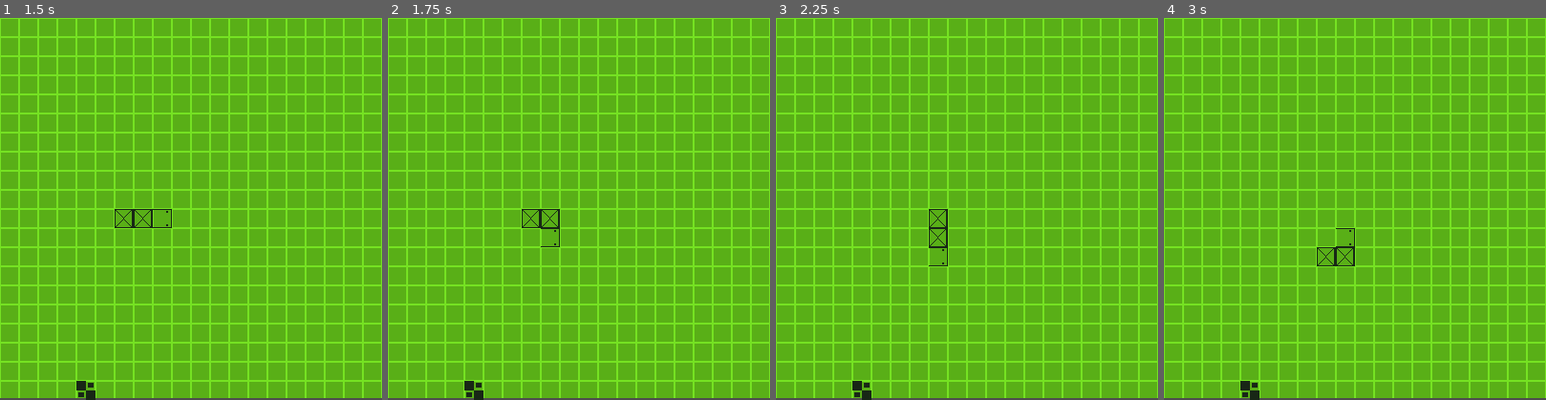
Above: before the commit, frames 1-4 (left to right).
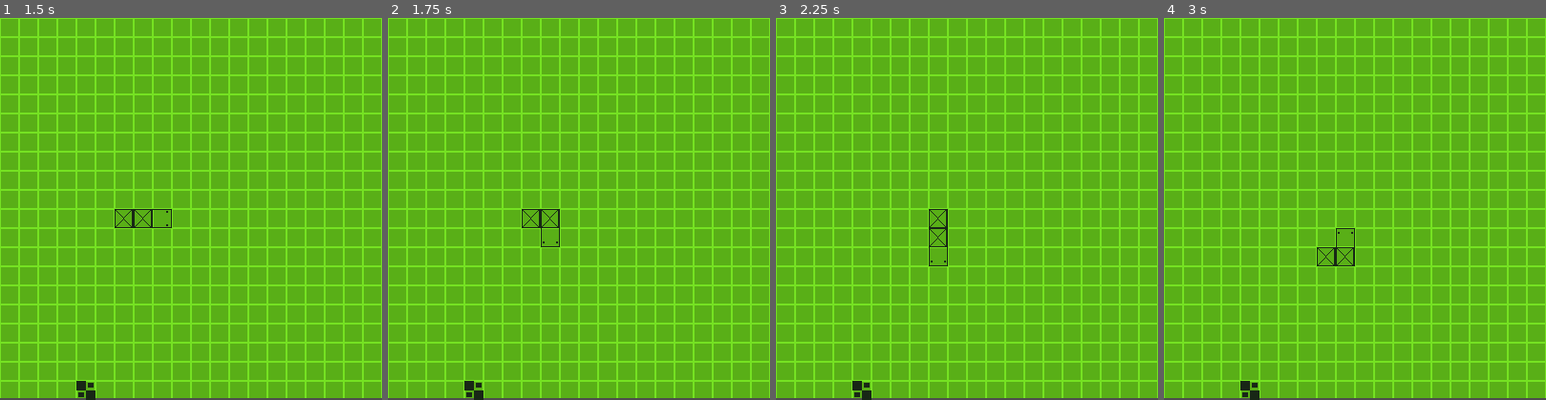
Above: after the commit, the same moments.

Repository: adrianofelix019/retro-snake-game
Game: Godot game, scene res://scenes/main_game.tscn
Two runs of this game, one before a commit and one after it. Both use one fixed random seed, a clock stepped at 60 frames per second and the inputs below. The project has no main scene, so this scene is started directly.
Inputs:
- Up to frame 1 (1.5 s): hold Right (ui_right) 0.53-1.28 s; hold Down (ui_down) from 1.28 s (still down)
- Up to frame 2 (1.75 s): keep holding Down (ui_down)
- Up to frame 3 (2.25 s): tap Enter at 2 s; release Down (ui_down) at 2.03 s; hold Right (ui_right) from 2.03 s (still down)
- Up to frame 4 (3 s): tap Space at 2.75 s; release Right (ui_right) at 2.78 s; hold Up (ui_up) from 2.78 s (still down)

Frame 1 is identical in both runs. In frame 2, less than 0.1% of the frame differs, in the area x 40-45%, y 55-60%; in frame 3, less than 0.1%; in frame 4, less than 0.1%.

Commit message:
draw correct snake head direction

Diff:
--- a/scripts/main_game.gd
+++ b/scripts/main_game.gd
@@ -12,6 +12,12 @@
 	Vector2i(3, 10),
 ]
 var apple_position: Vector2i
+enum TileRotation {
+	RIGHT = 0,
+	DOWN = TileSetAtlasSource.TRANSFORM_TRANSPOSE | TileSetAtlasSource.TRANSFORM_FLIP_H,
+	LEFT = TileSetAtlasSource.TRANSFORM_FLIP_H | TileSetAtlasSource.TRANSFORM_FLIP_V,
+	UP = TileSetAtlasSource.TRANSFORM_TRANSPOSE | TileSetAtlasSource.TRANSFORM_FLIP_V,
+}
 
 
 func _ready() -> void:
@@ -30,7 +36,8 @@
 			FIRST_LAYER,
 			snake_body[index],
 			SNAKE_TILE_ID,
-			Vector2i(1, 0)
+			Vector2i(1, 0),
+			get_head_direction()
 		)
 		else:
 			$GameTile.set_cell(
@@ -53,7 +60,6 @@
 		1,
 		Vector2i(0, 0)
 	)
-	pass
 
 
 func move_snake() -> void:
@@ -80,6 +86,19 @@
 		$GameTile.erase_cell(FIRST_LAYER, cell_coords)
 
 
+func get_head_direction():
+	if snake_direction == Vector2i.UP:
+		return TileRotation.UP
+	elif snake_direction == Vector2i.RIGHT:
+		return TileRotation.RIGHT
+	elif snake_direction == Vector2i.DOWN:
+		return TileRotation.DOWN
+	elif snake_direction == Vector2i.LEFT:
+		return TileRotation.LEFT
+	else:
+		return TileRotation.RIGHT
+
+
 func _input(_event: InputEvent) -> void:
 	if Input.is_action_just_pressed("ui_up"):
 		snake_direction = Vector2i(0, -1)
